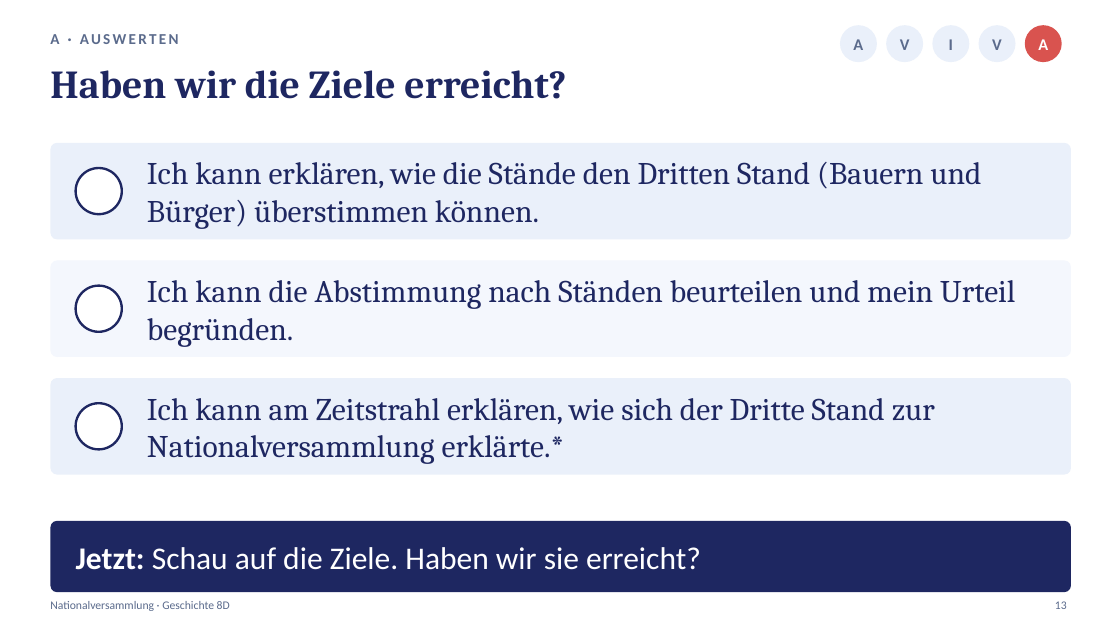
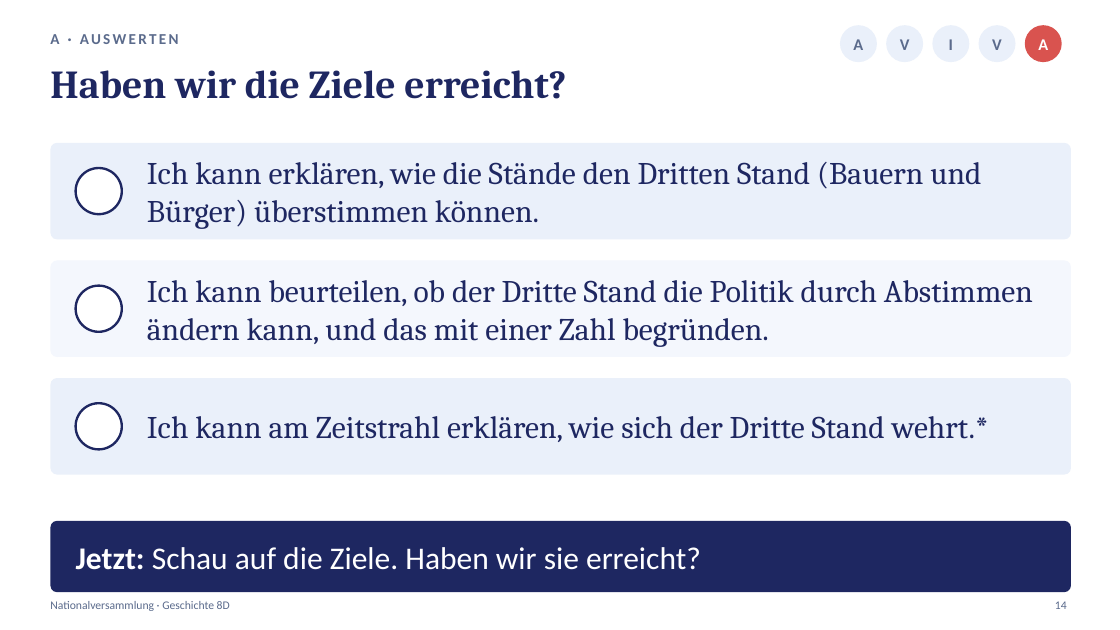
Before and after one commit to golzkonstantin-gif/Schule, a slide deck: slide 14 of Geschichte_8D/Stunde2_Nationalversammlung/Praesentation_Stunde2_Nationalversammlung_8D.pptx (slide 13 before the commit). Drawn at 1120x630 pixels with LibreOffice and Linux fonts; fonts in the diff are those of the drawing. Boxes give left, top, right and bottom in pixels: in the first picture for what was removed or moved away, otherwise in the second. Text is boxed around its words. In the diff, an @@ line names an element or a change of style, - is before the commit and + after.

```diff
--- a/Geschichte_8D/Stunde2_Nationalversammlung/Praesentation_Stunde2_Nationalversammlung_8D.pptx
+++ b/Geschichte_8D/Stunde2_Nationalversammlung/Praesentation_Stunde2_Nationalversammlung_8D.pptx
@@ text at [147, 280, 1033, 347]: text changed @@
-Ich kann die Abstimmung nach Ständen beurteilen und mein Urteil begründen.
+Ich kann beurteilen, ob der Dritte Stand die Politik durch Abstimmen ändern kann, und das mit einer Zahl begründen.
@@ text at [147, 416, 989, 442]: text changed @@
-Ich kann am Zeitstrahl erklären, wie sich der Dritte Stand zur Nationalversammlung erklärte.*
+Ich kann am Zeitstrahl erklären, wie sich der Dritte Stand wehrt.*
@@ text at [1055, 601, 1067, 609]: text changed @@
-13
+14
```
Also in this commit, not shown: 11 other slides changed, 2 slides added, 1 slide removed, 21 other files.
